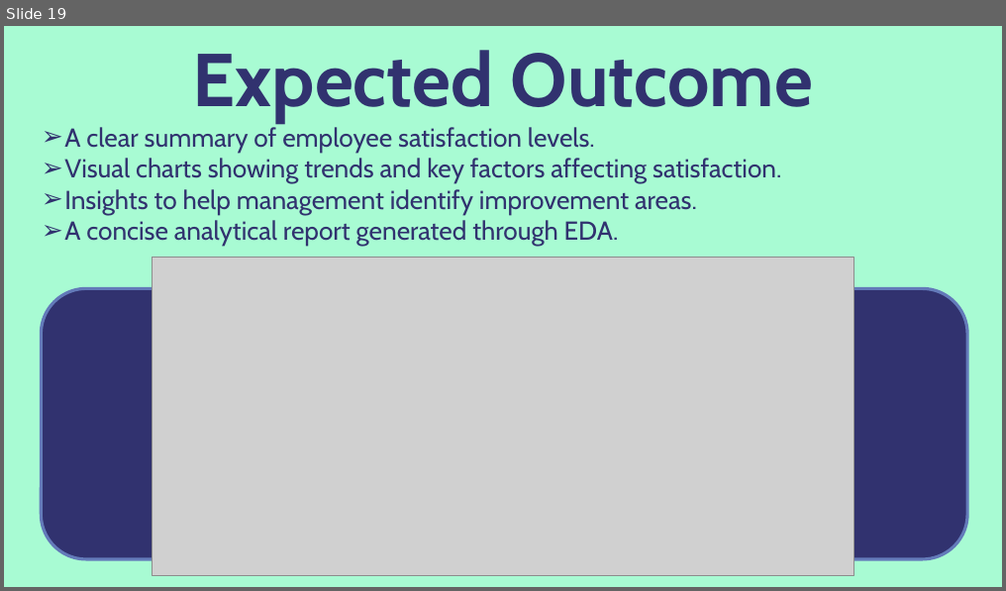
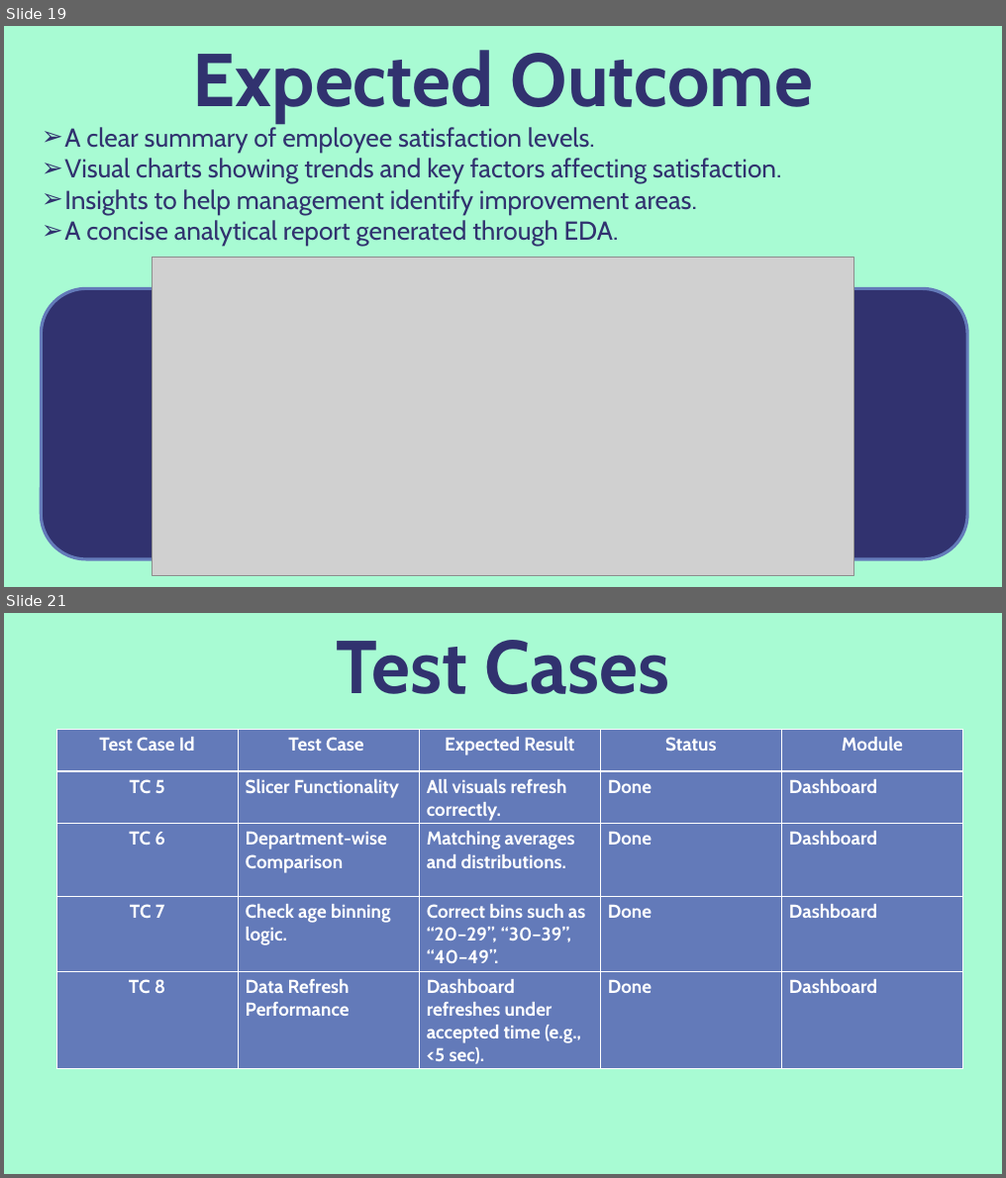
Before and after one commit to CodeWeaverOm/Brief_Analysis_On_Employee_Survey, a slide deck: All Documentations And Reports/Presentation2.pptx. Shown one above the other, each under a label of ours: slide 19 before the commit, slides 19 and 21 after it; the slides between them are not shown. The pictures are 1006x591 and 1006x1178 pixels, drawn with LibreOffice and Linux fonts; fonts in the diff are those of the drawing; grey boxes stand for pictures. Boxes give left, top, right and bottom in pixels: in the first picture for what was removed or moved away, otherwise in the second. Text is boxed around its words. In the diff, an @@ line names an element or a change of style, - is before the commit and + after.

Commit message:
Test Cases Added

```diff
--- a/All Documentations And Reports/Presentation2.pptx
+++ b/All Documentations And Reports/Presentation2.pptx
@@ slide 21 added at <box>4,613,1002,1174</box>, background #A8FBD3 @@
@@ text added at <box>337,640,670,694</box>, 72 pt, text #31326F, bold @@
+Test Cases
@@ table added at <box>56,729,962,1068</box>, 5 rows, 5 columns @@
+Test Case Id | Test Case | Expected Result | Status | Module
+TC 5 | Slicer Functionality | All visuals refresh correctly. | Done | Dashboard
+TC 6 | Department-wise Comparison | Matching averages and distributions. | Done | Dashboard
+TC 7 | Check age binning logic. | Correct bins such as “20–29”, “30–39”, “40–49”. | Done | Dashboard
+TC 8 | Data Refresh Performance | Dashboard refreshes under accepted time (e.g., <5 sec). | Done | Dashboard
```
Also in this commit, not shown: 2 other slides added, 1 other file.
